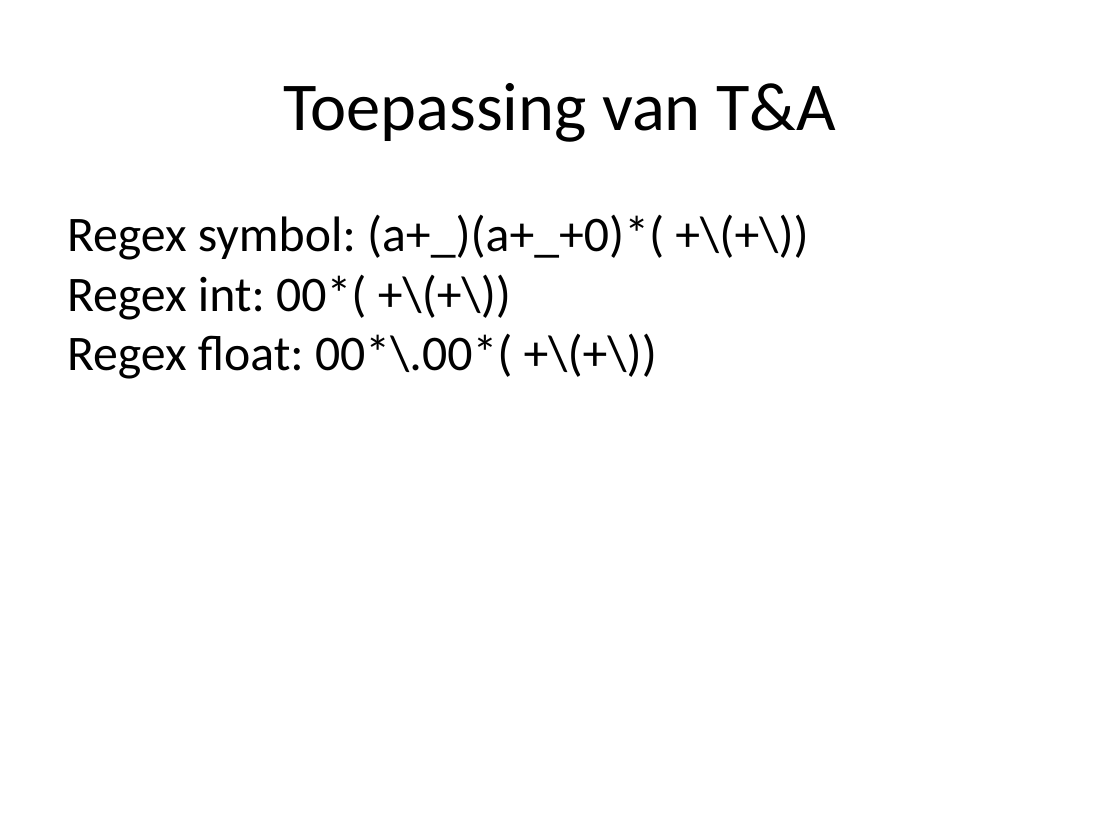
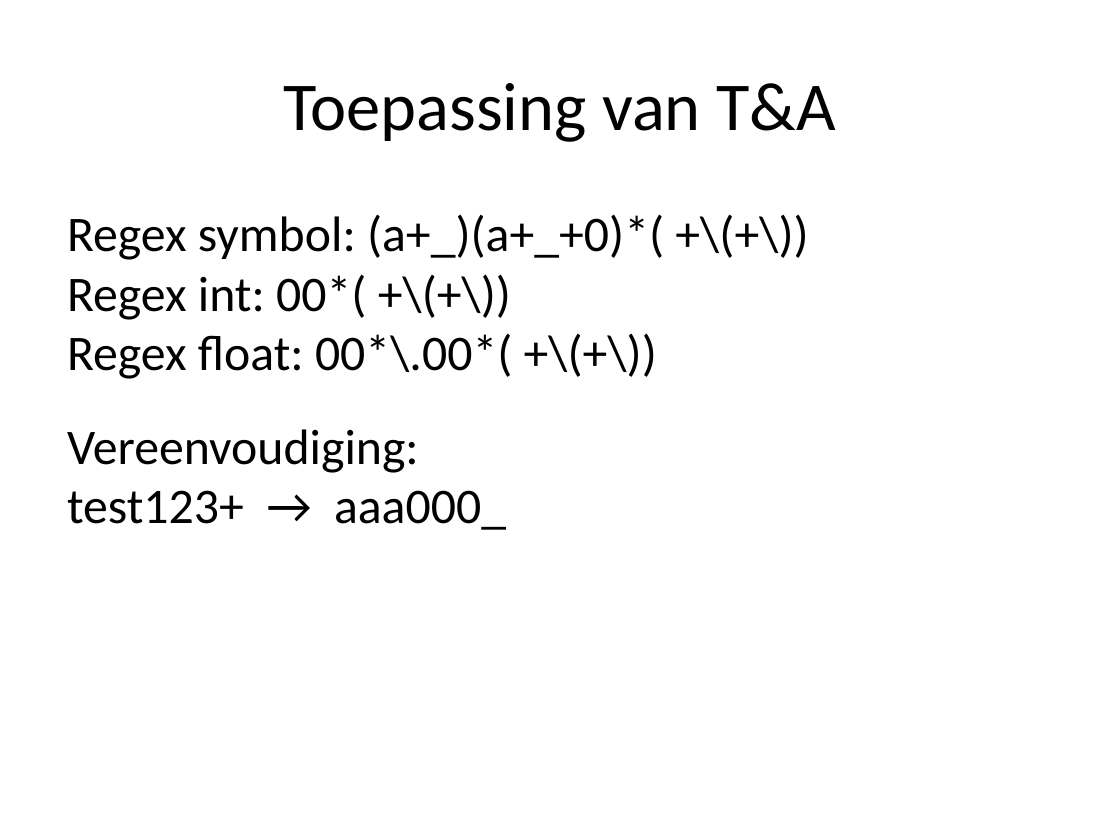
Before and after one commit to desmetr/SchemeInterpreter, a slide deck: slide 7 of Scheme_Interpreter_2.pptx. Drawn at 1120x840 pixels with LibreOffice and Linux fonts; fonts in the diff are those of the drawing. Boxes give left, top, right and bottom in pixels: in the first picture for what was removed or moved away, otherwise in the second. Text is boxed around its words. In the diff, an @@ line names an element or a change of style, - is before the commit and + after.

```diff
--- a/Scheme_Interpreter_2.pptx
+++ b/Scheme_Interpreter_2.pptx
@@ text at (67, 429, 506, 530): paragraphs added @@
+Vereenvoudiging:
+test123+ → aaa000_
```
Also in this commit, not shown: 2 other slides changed.
